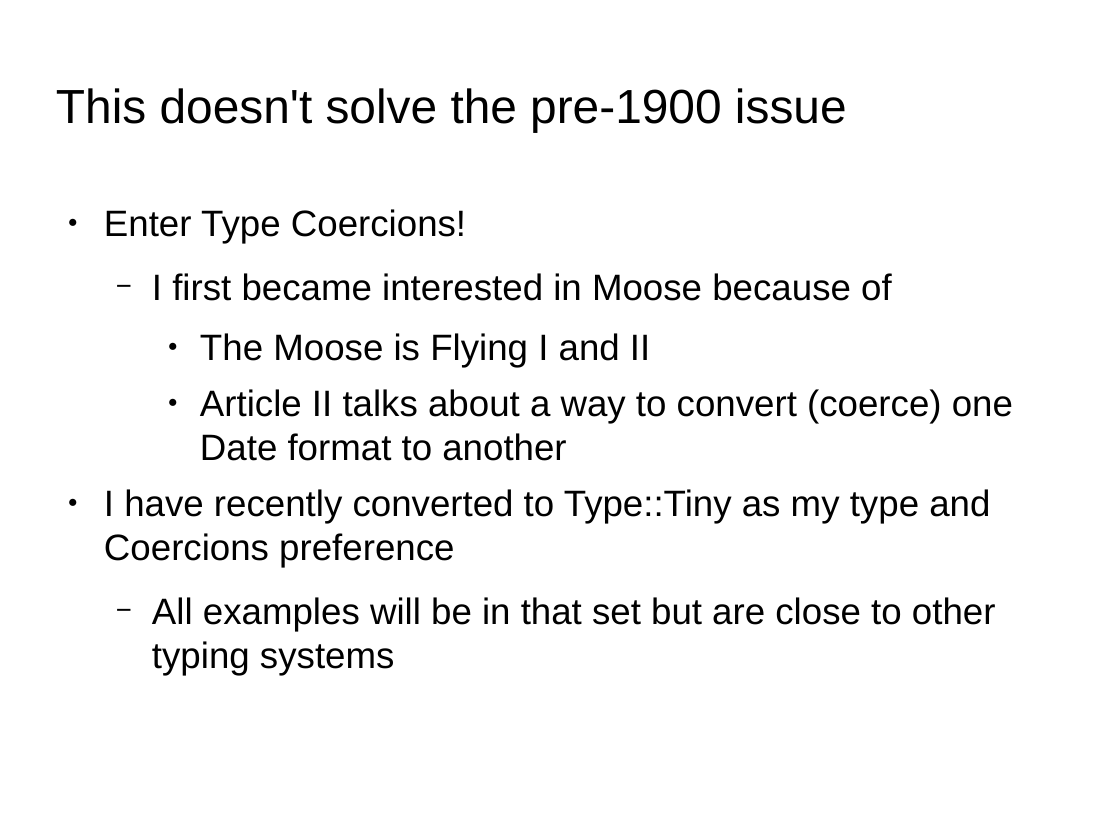
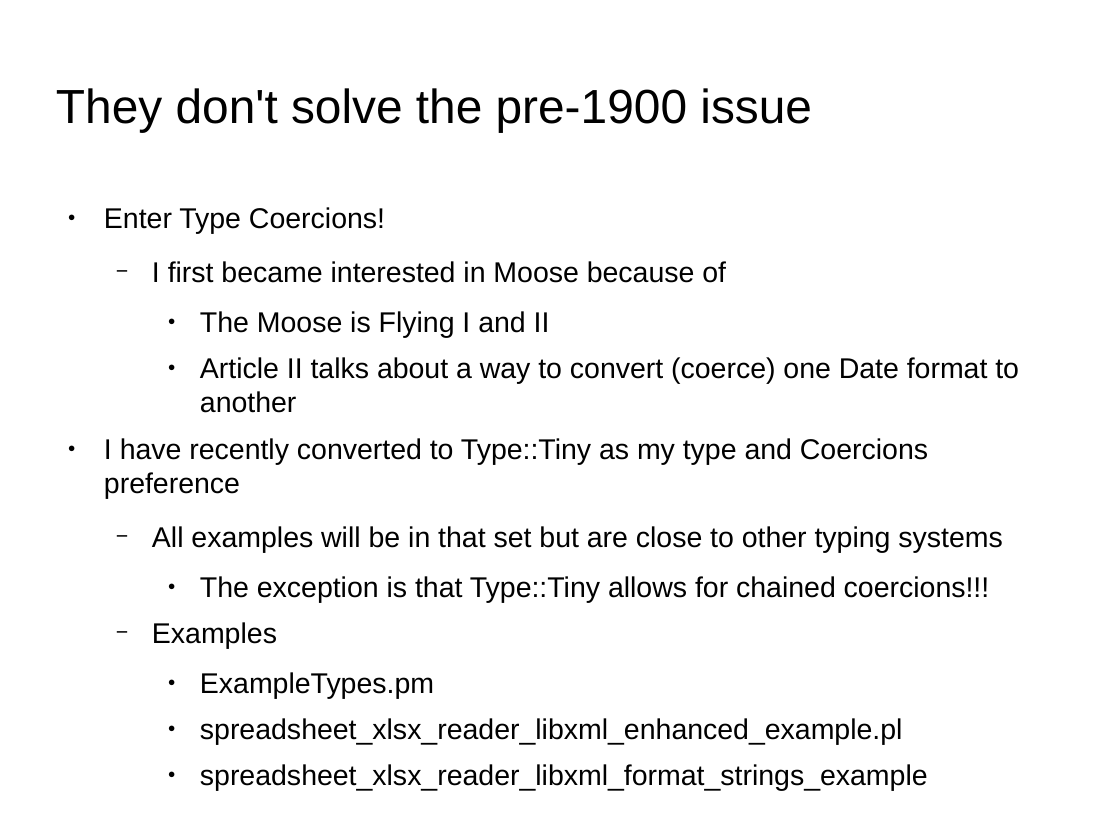
Before and after one commit to jandrew/Spreadsheet-XLSX-Reader-LibXML, a slide deck: slide 12 of Presentation/SVPerlTalk.odp (slide 15 before the commit). Drawn at 1120x840 pixels with LibreOffice and Linux fonts; fonts in the diff are those of the drawing; background and template pictures are left out. Boxes give left, top, right and bottom in pixels: in the first picture for what was removed or moved away, otherwise in the second. Text is boxed around its words. In the diff, an @@ line names an element or a change of style, - is before the commit and + after.

```diff
--- a/Presentation/SVPerlTalk.odp
+++ b/Presentation/SVPerlTalk.odp
@@ title at [56, 88, 812, 132]: text changed @@
-This doesn't solve the pre-1900 issue
+They don't solve the pre-1900 issue
@@ text at [104, 207, 1019, 552]: size 26 to 20.1 pt in "Enter Type Coercions!", "I first became interested in Moose because ...", "The Moose is Flying I and II", "Article II talks about a way to ..." and 2 more places @@
@@ text at [152, 576, 990, 791]: paragraphs added @@
+    ● The exception is that Type::Tiny allows for chained coercions!!!
+  − Examples
+    ● ExampleTypes.pm
+    ● spreadsheet_xlsx_reader_libxml_enhanced_example.pl
+    ● spreadsheet_xlsx_reader_libxml_format_strings_example
```
Also in this commit, not shown: 9 other slides changed, 4 slides added, 5 slides removed, 47 other files.
